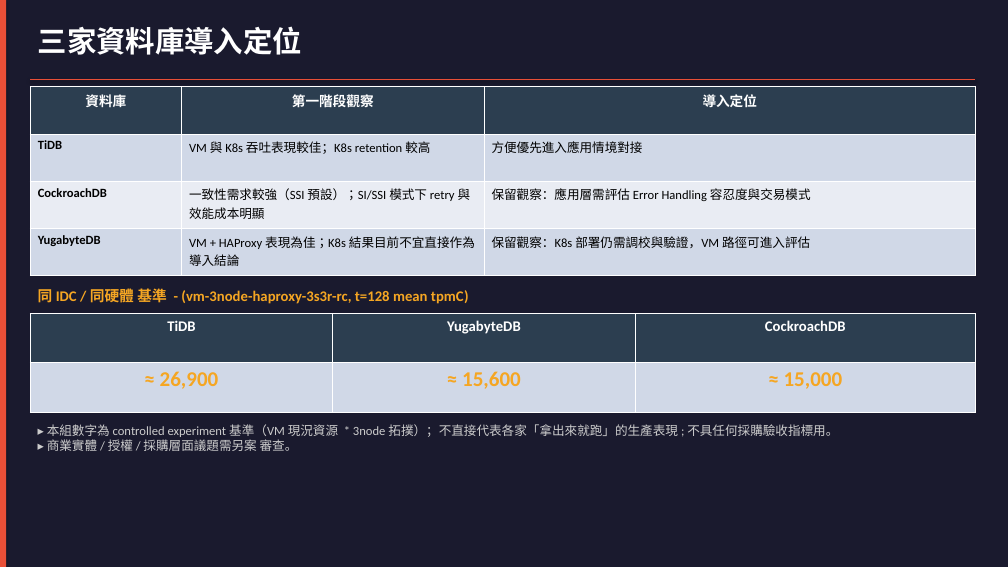
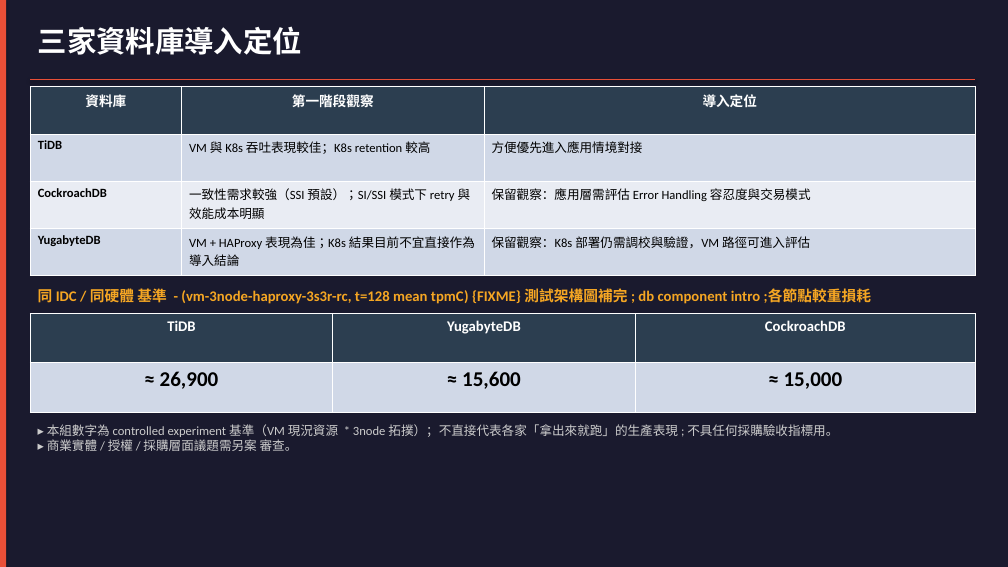
Before and after one commit to heavenruler/dba_career, a slide deck: slide 6 of poc/1_MeetingMinutes/0626-slide-v4.pptx. Drawn at 1008x567 pixels with LibreOffice and Linux fonts; fonts in the diff are those of the drawing. Boxes give left, top, right and bottom in pixels: in the first picture for what was removed or moved away, otherwise in the second. Text is boxed around its words. In the diff, an @@ line names an element or a change of style, - is before the commit and + after.

```diff
--- a/poc/1_MeetingMinutes/0626-slide-v4.pptx
+++ b/poc/1_MeetingMinutes/0626-slide-v4.pptx
@@ text at (38,287,871,306): text changed @@
-同 IDC / 同硬體 基準 - (vm-3node-haproxy-3s3r-rc, t=128 mean tpmC)
+同 IDC / 同硬體 基準 - (vm-3node-haproxy-3s3r-rc, t=128 mean tpmC) {FIXME} 測試架構圖補完 ; db component intro ;各節點較重損耗
@@ table at (30,314,975,412) @@
@@ text colour #F5A623 to #000000 in "≈ 26,900", "≈ 15,600", "≈ 15,000" @@
```
Also in this commit, not shown: 3 other slides changed, 3 other files.
